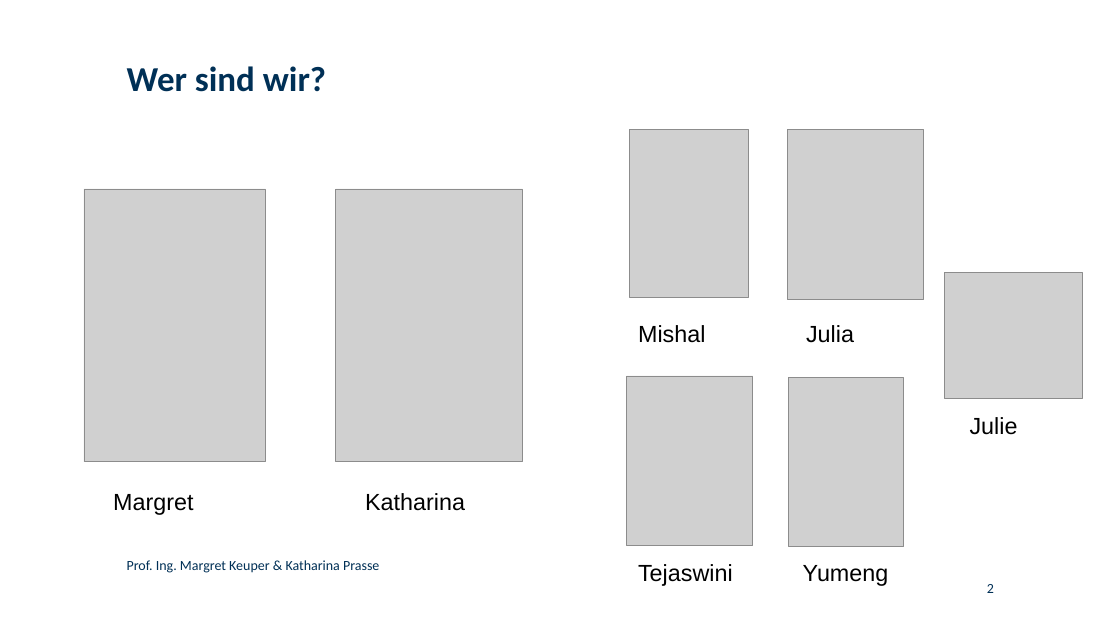
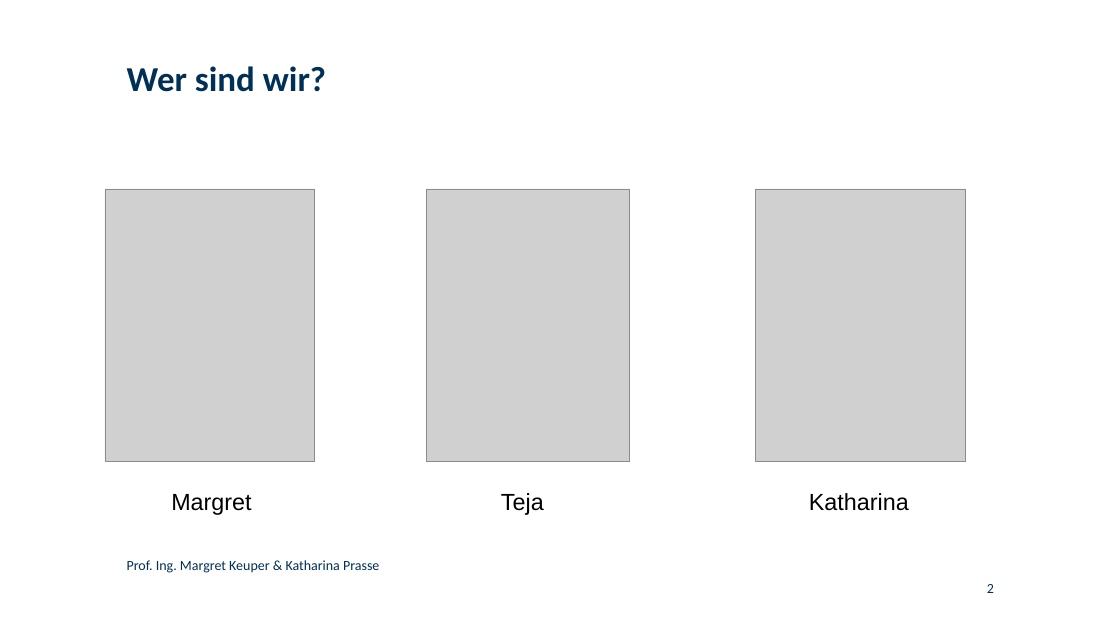
Before and after one commit to KathPra/Pixel-Power, a slide deck: slide 2 of folien_GirlsDay.odp. Drawn at 1120x630 pixels with LibreOffice and Linux fonts; fonts in the diff are those of the drawing; grey boxes stand for pictures; background and template pictures are left out. Boxes give left, top, right and bottom in pixels: in the first picture for what was removed or moved away, otherwise in the second. Text is boxed around its words. In the diff, an @@ line names an element or a change of style, - is before the commit and + after.

```diff
--- a/folien_GirlsDay.odp
+++ b/folien_GirlsDay.odp
@@ picture removed at box(630, 129, 748, 297) @@
@@ picture removed at box(787, 129, 924, 299) @@
@@ picture: place and size @@
-picture at box(84, 189, 265, 462)
+picture at box(105, 189, 315, 462)
@@ picture: place and size @@
-picture at box(336, 189, 522, 462)
+picture at box(427, 189, 630, 462)
@@ picture: place and size @@
-picture at box(945, 273, 1082, 399)
+picture at box(756, 189, 966, 462)
@@ text removed at box(638, 325, 705, 343) @@
-Mishal
@@ text removed at box(806, 325, 854, 343) @@
-Julia
@@ picture removed at box(626, 376, 753, 546) @@
@@ picture removed at box(788, 378, 903, 547) @@
@@ text removed at box(970, 417, 1018, 435) @@
-Julie
@@ text "Margret": place and size @@
-text "Margret" at box(113, 494, 193, 515)
+text "Margret" at box(171, 494, 251, 515)
@@ text "Margret" at box(171, 494, 251, 515): alignment left to centre @@
@@ text added at box(501, 493, 544, 515), 20 pt, text #000000 @@
+Teja
@@ text "Katharina" at box(809, 493, 909, 511): alignment left to centre @@
@@ text "Katharina": place and size @@
-text "Katharina" at box(365, 493, 465, 511)
+text "Katharina" at box(809, 493, 909, 511)
@@ text removed at box(638, 564, 733, 586) @@
-Tejaswini
@@ text removed at box(803, 565, 889, 586) @@
-Yumeng
```
Also in this commit, not shown: 5 other slides changed, 14 slides removed.
